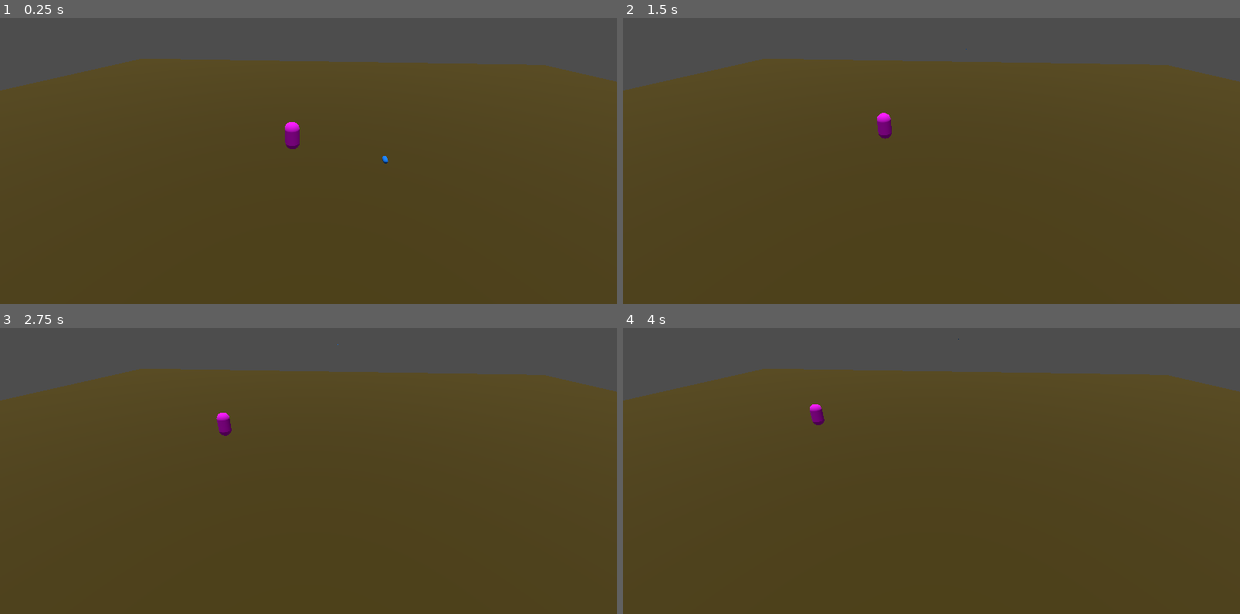
Above: before the commit, frames 1-4 (two rows, left to right).
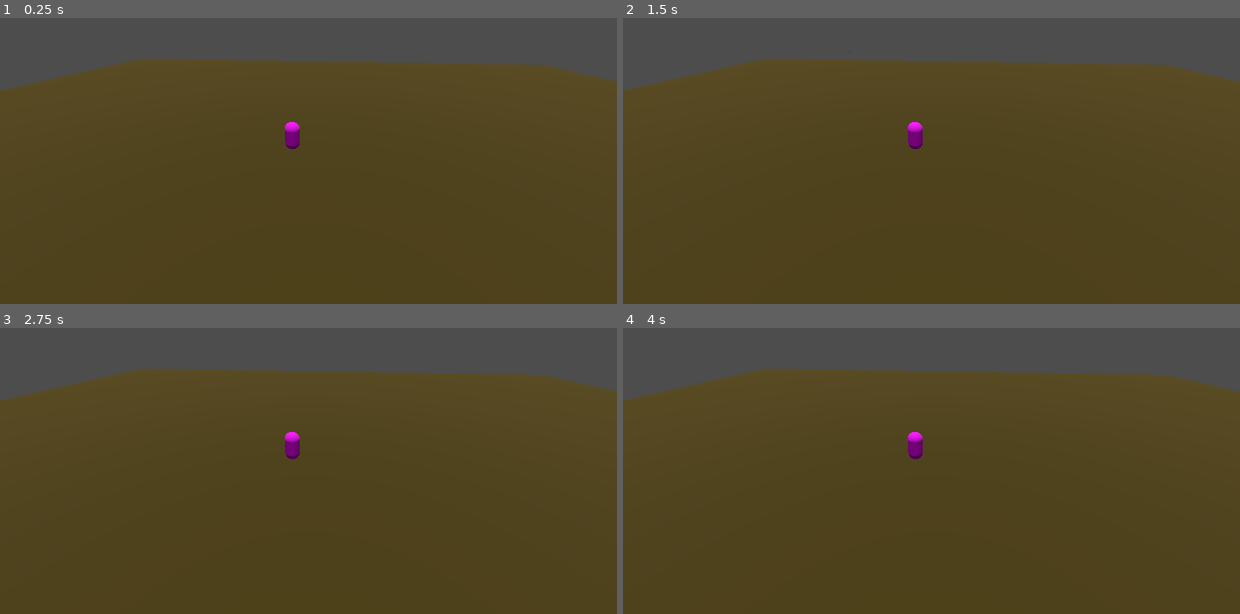
Above: after the commit, the same moments.

Repository: kongshijatwit/deer-forest
Game: Godot game, scene res://scenes/test/deer_test.tscn
Same seed, same stepped clock (60 frames per second), same inputs: the game is played once before the commit and once after it. The project has no main scene, so this scene is started directly.
Inputs:
- Up to frame 1 (0.25 s): no input
- Up to frame 2 (1.5 s): tap Enter at 0.5 s
- Up to frame 3 (2.75 s): no input
- Up to frame 4 (4 s): no input

The runs differ from the first frame. In frame 1, less than 0.1% of the frame differs, in the area x 48-63%, y 38-51%; in frame 2, 0.4%, in the area x 36-56%, y 10-46%; in frame 3, 0.4%; in frame 4, 0.3%.

Commit message:
Add walking state functionality

Diff:
--- a/scenes/test/deer_test.tscn
+++ b/scenes/test/deer_test.tscn
@@ -34,7 +34,7 @@
 shape = SubResource("BoxShape3D_eqqxn")
 
 [node name="Deer" parent="." instance=ExtResource("1_61it4")]
-transform = Transform3D(1, 0, 0, 0, 1, 0, 0, 0, 1, 2.27438, 1, 6.38368)
+transform = Transform3D(1, 0, 0, 0, 1, 0, 0, 0, 1, 2.274, 1.5, 6.384)
 
 [node name="bullet" parent="." instance=ExtResource("2_eqqxn")]
-transform = Transform3D(1, 0, 0, 0, -4.37114e-08, -1, 0, 1, -4.37114e-08, -3.07925, 2.16076, -5.74966)
+transform = Transform3D(1, 0, 0, 0, -4.37114e-08, -1, 0, 1, -4.37114e-08, 25.3186, 0.953884, -3.04457)
--- a/scripts/deer/deer.gd
+++ b/scripts/deer/deer.gd
@@ -1,44 +1,63 @@
 extends CharacterBody3D
 
-enum STATE {IDLE = 0, WALK, GRAZE, SPOOK, RUN}
+enum STATE {IDLE = 0, WALK, GRAZE, SPOOK, RUN, DEAD}
+const MIN_IDLE_TIME: float = 2.0
+const MAX_IDLE_TIME: float = 2.5
 const MAX_RUN_TIME: float = 5.0
 const MAX_REACT_TIME: float = 0.35
 const MIN_WALK_TIME: float = 1.0
-const MAX_WALK_TIME: float = 5.0
+const MAX_WALK_TIME: float = 3.5
 
 var spook_object_position := Vector3.ZERO
 var current_state := STATE.IDLE
+var idle_timer: float
 var react_timer: float
 var walk_timer: float
 var run_timer: float
 
+var walk_direction: Vector3
+var run_direction: Vector3
 var walk_speed: float = 100.0
 var run_speed: float = 200
 
 # deer should despawn after entering certain zone
 
 func _ready():
+    idle_timer = randf_range(MIN_IDLE_TIME, MAX_IDLE_TIME)
     react_timer = MAX_REACT_TIME
     walk_timer = randf_range(MIN_WALK_TIME, MAX_WALK_TIME)
     run_timer = MAX_RUN_TIME
-    pass
+
 
 func _process(delta: float) -> void:
     match current_state:
         STATE.IDLE:
-            # 50% chance it walks
-            # 50% chance to graze
+            # 33% chance it walks
+            # 33% chance to graze
+            # 33% chance it continues idling
             print("idle")
+            if idle_timer > 0:
+                idle_timer -= delta
+            else:
+                current_state = (randi() % 3) as STATE
+                if current_state == STATE.IDLE:
+                    print("keep idling")
+                elif current_state == STATE.WALK:
+                    walk_direction = Vector3(randf_range(-1, 1), 0, randf_range(-1, 1))
+                idle_timer = randf_range(MIN_IDLE_TIME, MAX_IDLE_TIME)
 
         STATE.WALK:
-            if react_timer > 0:
-                react_timer -= delta
+            print("walking")
+            if walk_timer > 0:
+                walk_timer -= delta
             else:
-                current_state = STATE.RUN
-                react_timer = MAX_REACT_TIME
+                current_state = STATE.IDLE
+                walk_timer = randf_range(MIN_WALK_TIME, MAX_WALK_TIME)
+                velocity = Vector3.ZERO
 
         STATE.GRAZE:
             print("grazing")
+            current_state = STATE.IDLE
 
         STATE.SPOOK:
             print("spooking")
@@ -64,9 +83,9 @@
         var direction: Vector3 = -(spook_object_position - global_position).normalized()
         direction.y = 0
         velocity = direction * run_speed * delta
+
     elif current_state == STATE.WALK:
-        var direction := Vector3(randf(), 0, randf())
-        velocity = direction * run_speed * delta
+        velocity = walk_direction * run_speed * delta
 
     move_and_slide()
 
@@ -74,4 +93,6 @@
 func _on_area_entered(area: Area3D) -> void:
     print("bullet position " + str(area.get_parent().position.z));
     spook_object_position = area.get_parent().position
+    run_direction = -(spook_object_position - global_position).normalized()
     current_state = STATE.SPOOK
+    # area.get_parent().queue_free()
